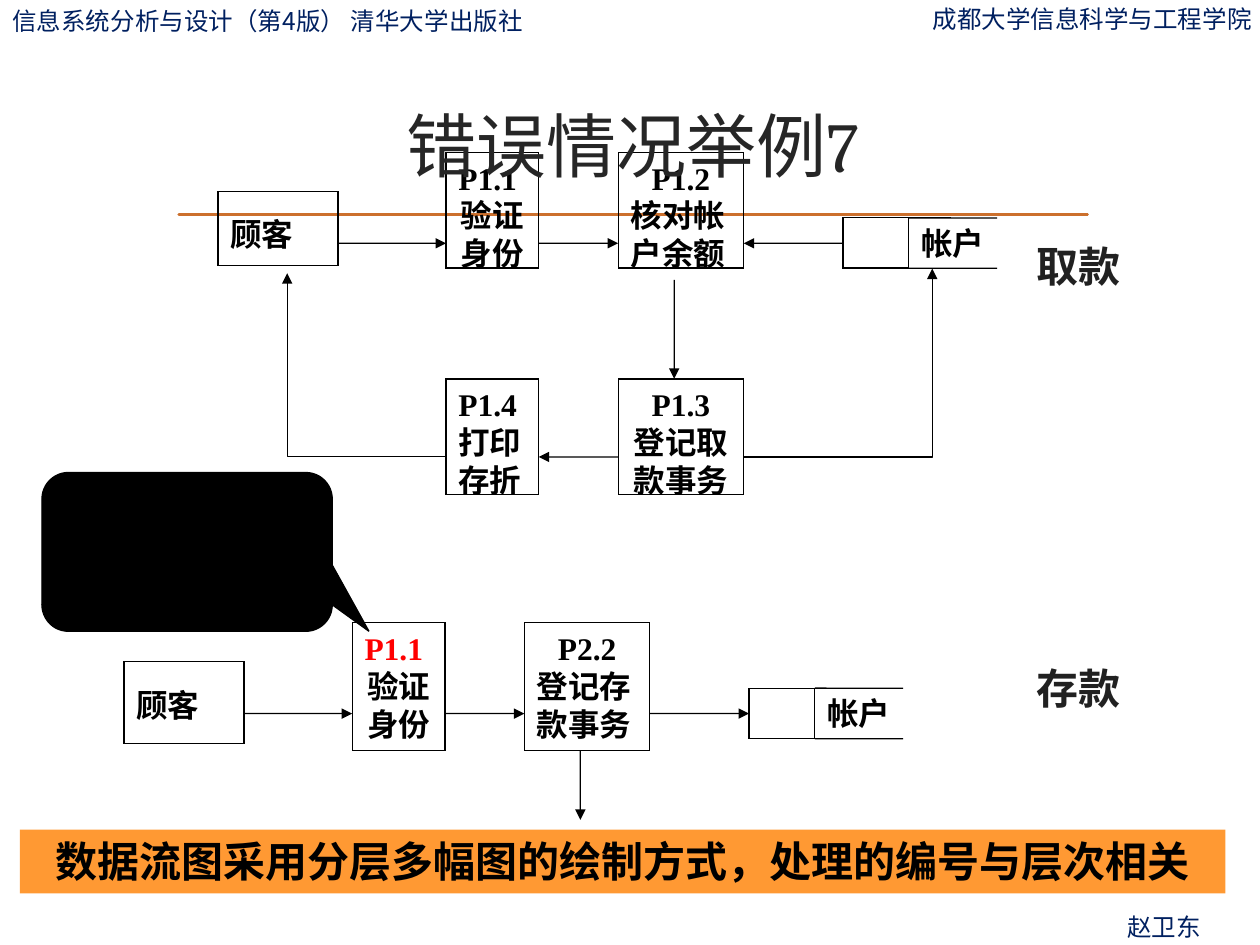
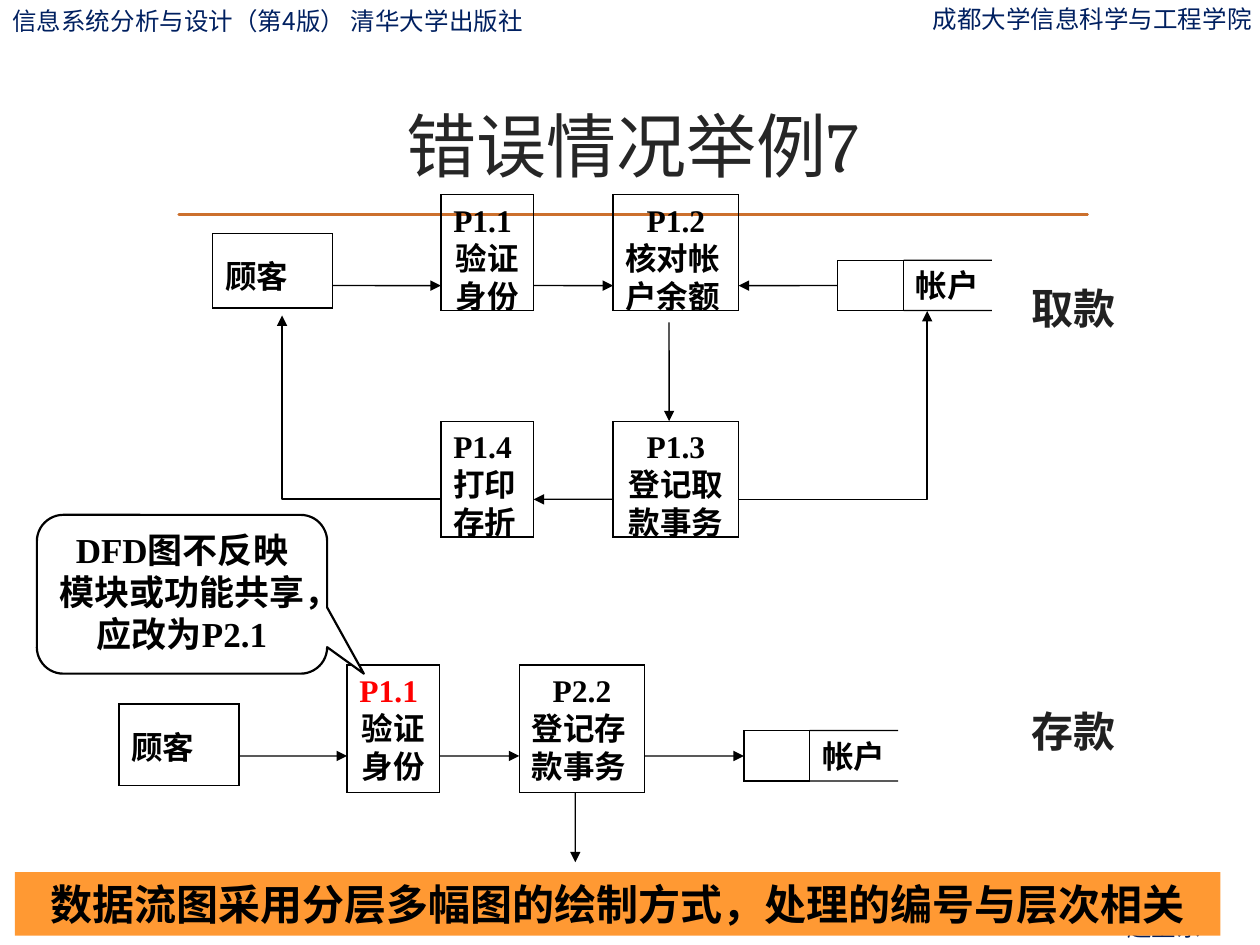
Before and after one commit to ylfagh/is_analysis-1, a slide deck: slide 81 of ppt/第6章-流程建模.pptx. Drawn at 1260x945 pixels with LibreOffice and Linux fonts; fonts in the diff are those of the drawing; background and template pictures are left out. Boxes give left, top, right and bottom in pixels: in the first picture for what was removed or moved away, otherwise in the second. Text is boxed around its words. In the diff, an @@ line names an element or a change of style, - is before the commit and + after.

```diff
--- a/ppt/第6章-流程建模.pptx
+++ b/ppt/第6章-流程建模.pptx
@@ 5 rectangles, 1 line, 1 arrow, 1 freeform shape: place and size @@
-5 rectangles, 1 line, 1 arrow, 1 freeform shape at bbox=[20, 192, 1226, 895]
+5 rectangles, 1 line, 1 arrow, 1 freeform shape at bbox=[15, 233, 1221, 936]
@@ rounded speech box "DFD图不反映" at bbox=[37, 515, 326, 674]: fill #000000 to #FFFFFF; outline #000000 0.75 pt to #000000 1.25 pt @@
@@ 8 arrows, 6 rectangles, 4 texts, 3 lines, 1 rounded speech box, 1 freeform shape: place and size @@
-8 arrows, 6 rectangles, 4 texts, 3 lines, 1 rounded speech box, 1 freeform shape at bbox=[42, 152, 1121, 820]
+8 arrows, 6 rectangles, 4 texts, 3 lines, 1 rounded speech box, 1 freeform shape at bbox=[37, 195, 1115, 862]
```
Also in this commit, not shown: 51 other slides changed, 30 slides removed.
